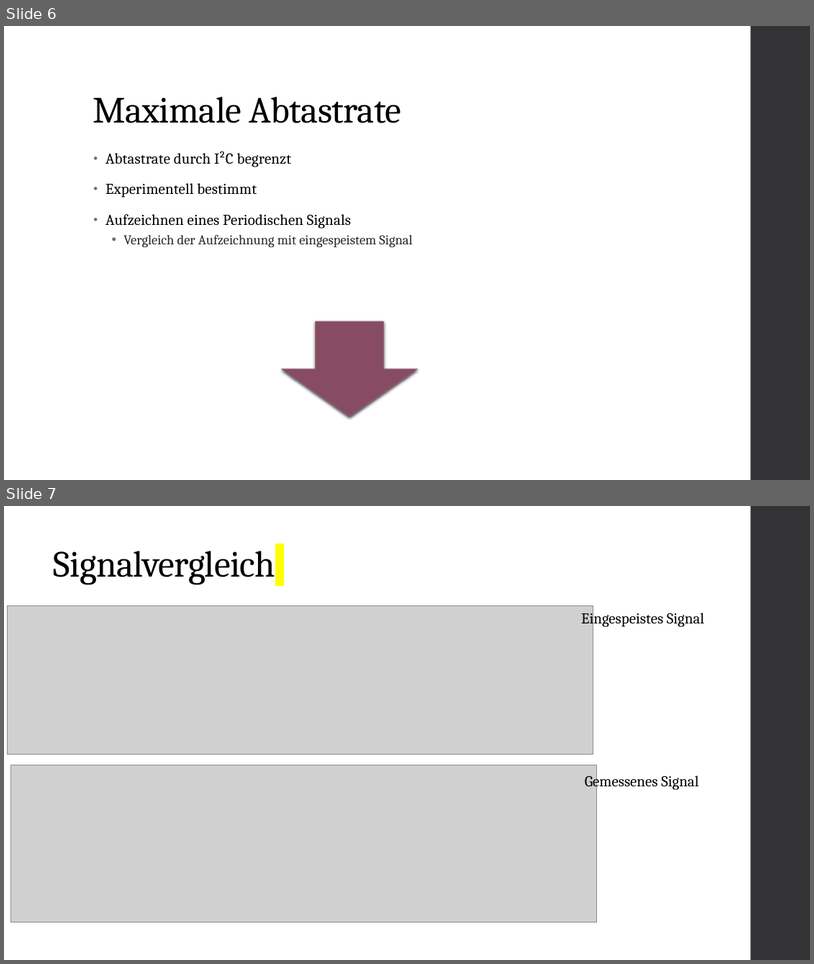
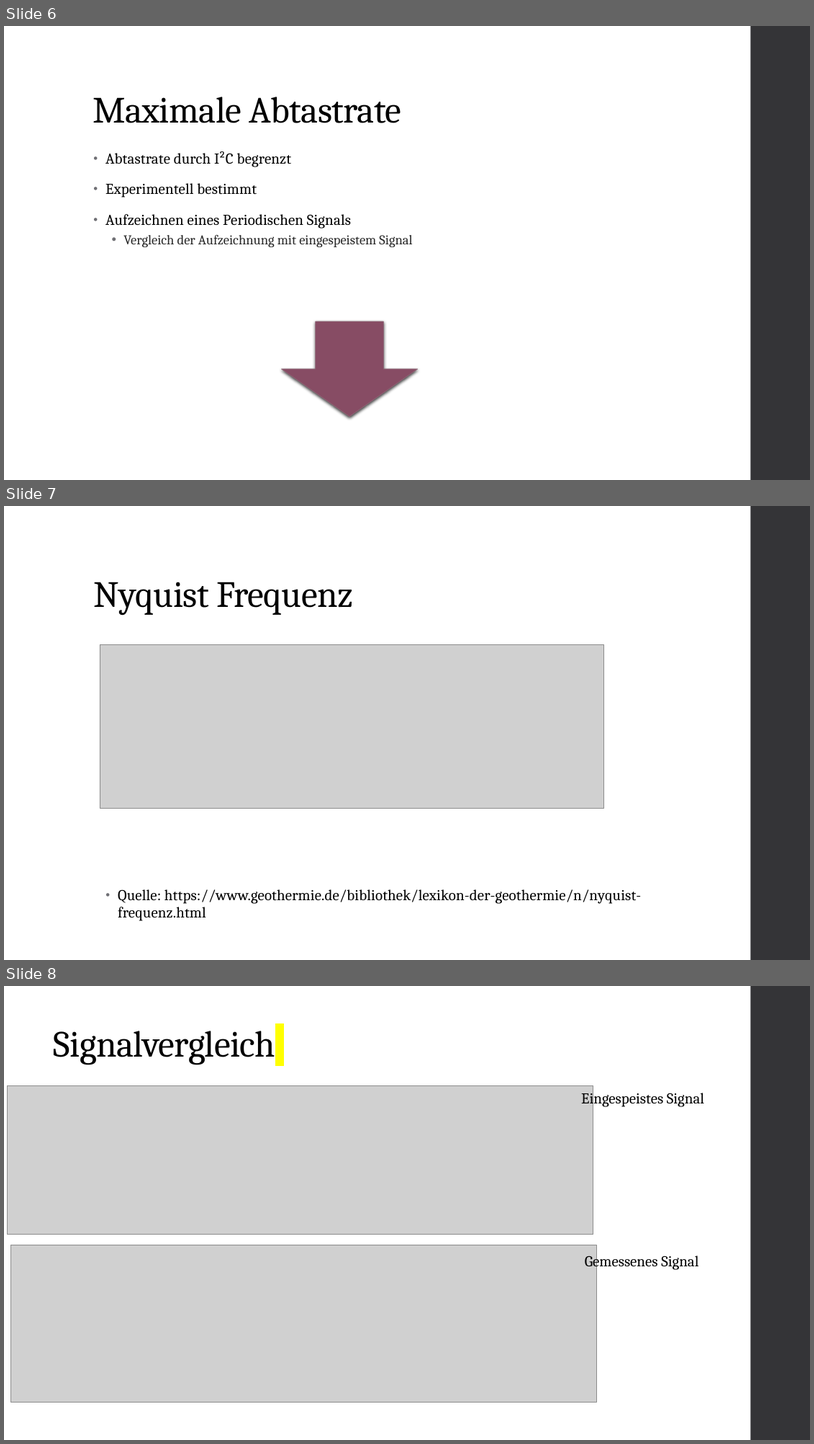
Before and after one commit to Blizzrow/Texts, a slide deck: Wandler_Koll.pptx. Shown one above the other, each under a label of ours: slides 6 and 7 before the commit, slides 6, 7 and 8 after it. The pictures are 814x964 and 814x1444 pixels, drawn with LibreOffice and Linux fonts; fonts in the diff are those of the drawing; grey boxes stand for pictures. Boxes give left, top, right and bottom in pixels: in the first picture for what was removed or moved away, otherwise in the second. Text is boxed around its words. In the diff, an @@ line names an element or a change of style, - is before the commit and + after.

```diff
--- a/Wandler_Koll.pptx
+++ b/Wandler_Koll.pptx
@@ slide 7 added at <box>4,506,810,960</box>, background #FFFFFF; not listed: 1 template element that a slide beside it also shows @@
@@ title added at <box>93,582,353,615</box>, 44 pt, text #000000 @@
+Nyquist Frequenz
@@ picture added at <box>100,644,604,808</box> @@
@@ text added at <box>118,889,641,921</box>, 18 pt, text #000000 @@
+• Quelle: https://www.geothermie.de/bibliothek/lexikon-der-geothermie/n/nyquist-frequenz.html
@@ what was slide 7 is now slide 8 @@
```
Also in this commit, not shown: 1 slide changed, 14 other files.
